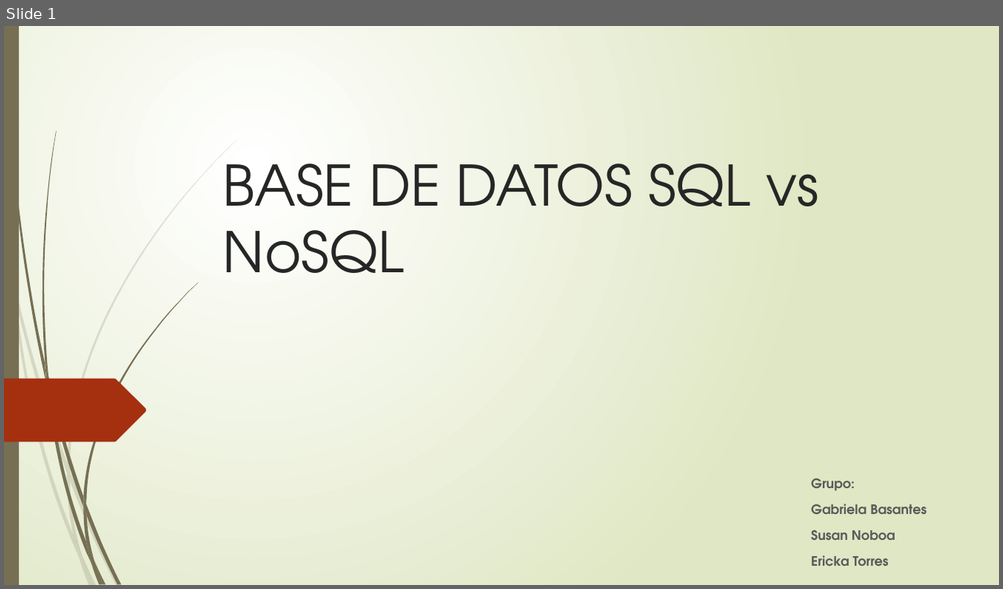
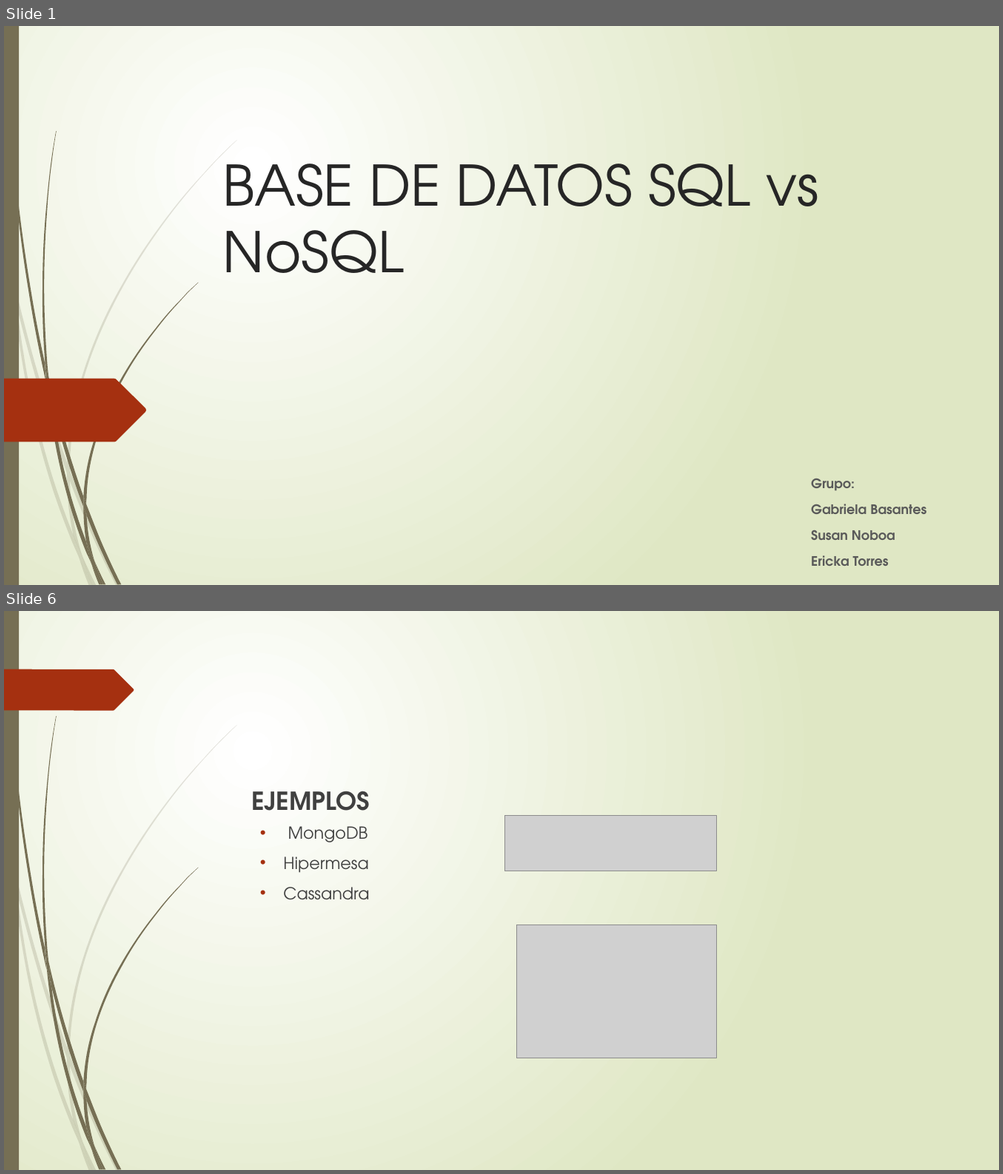
Before and after one commit to Ericka1/Taller-3, a slide deck: BASE DE DATOS SQL vs NoSQL.pptx. Shown one above the other, each under a label of ours: slide 1 before the commit, slides 1 and 6 after it; the slides between them are not shown. The pictures are 1003x589 and 1003x1174 pixels, drawn with LibreOffice and Linux fonts; fonts in the diff are those of the drawing; grey boxes stand for pictures. Boxes give left, top, right and bottom in pixels: in the first picture for what was removed or moved away, otherwise in the second. Text is boxed around its words. In the diff, an @@ line names an element or a change of style, - is before the commit and + after.

```diff
--- a/BASE DE DATOS SQL vs NoSQL.pptx
+++ b/BASE DE DATOS SQL vs NoSQL.pptx
@@ slide 6 added at (4,611,999,1170), background gradient #FFFFFF to #DFE8C4; not listed: 23 template elements that a slide beside it also shows @@
@@ freeform shape added at (4,669,134,710), fill #A53010 @@
@@ text added at (251,791,370,811), 24 pt, text #404040, bold @@
+EJEMPLOS
@@ text added at (283,826,369,900), 16 pt, text #404040 @@
+  • MongoDB
+  • Hipermesa
+  • Cassandra
@@ picture added at (505,815,717,871) @@
@@ picture added at (517,925,717,1059) @@
```
Also in this commit, not shown: 5 other slides added, 3 slides removed, 2 other files.
